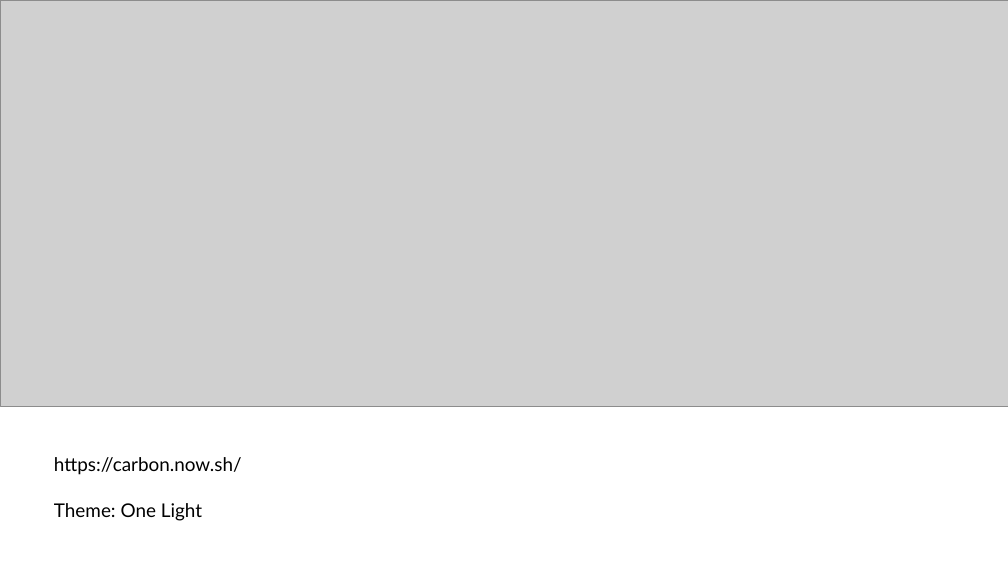
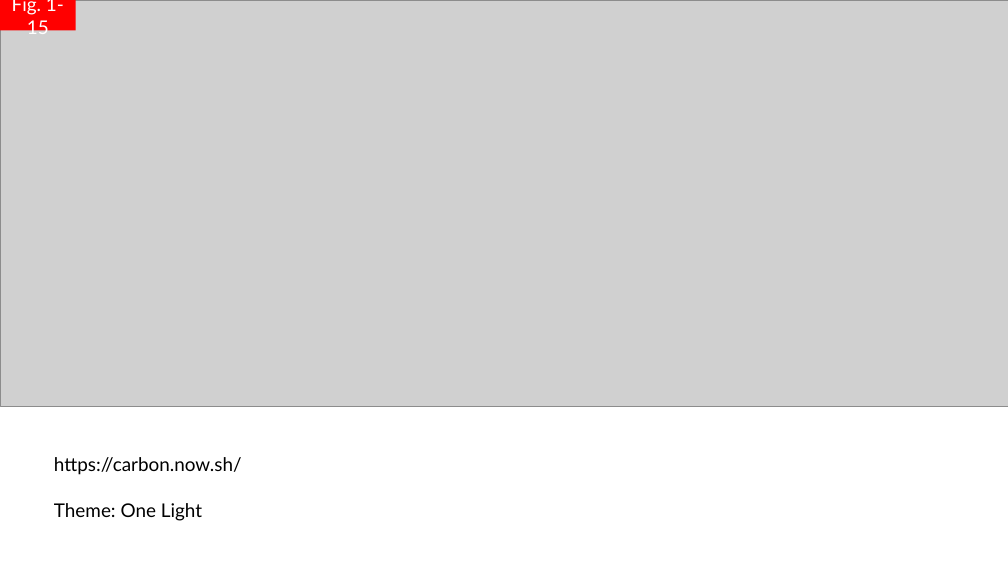
Before and after one commit to colbyford/foundry-book, a slide deck: slide 4 of figures/figures.pptx. Drawn at 1008x567 pixels with LibreOffice and Linux fonts; fonts in the diff are those of the drawing; grey boxes stand for pictures. Boxes give left, top, right and bottom in pixels: in the first picture for what was removed or moved away, otherwise in the second. Text is boxed around its words. In the diff, an @@ line names an element or a change of style, - is before the commit and + after.

```diff
--- a/figures/figures.pptx
+++ b/figures/figures.pptx
@@ rectangle added at box(0, 0, 76, 30), fill #FF0000, 18 pt, text #FFFFFF @@
+Fig. 1-15
```
Also in this commit, not shown: 22 other slides changed.
